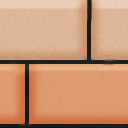
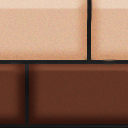
Before/after of a 128 x 128 layered artwork. What changed in the layer stack:
added layer "Black" in group "Source Light" over [0, 64, 128, 127]
